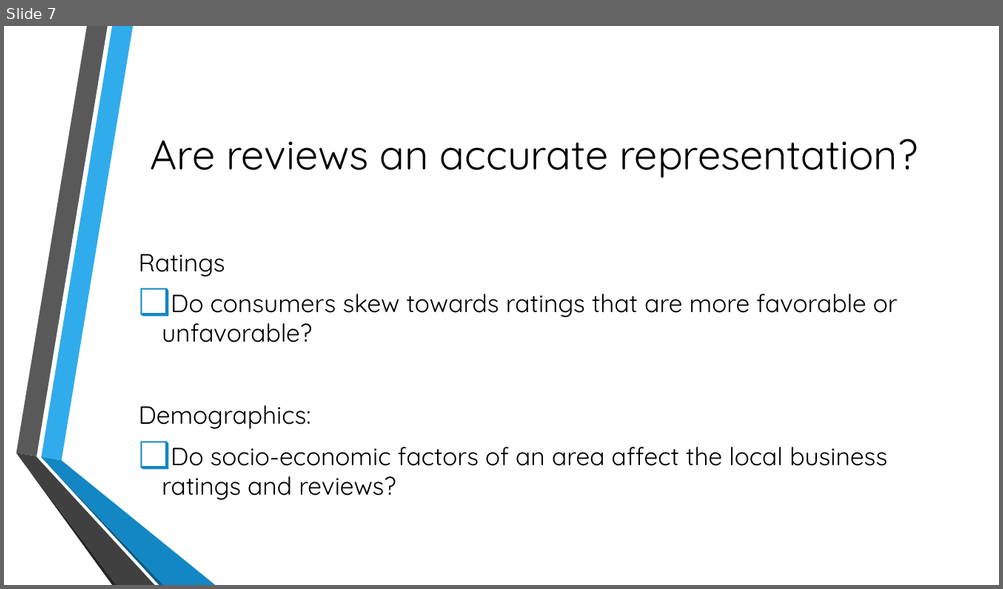
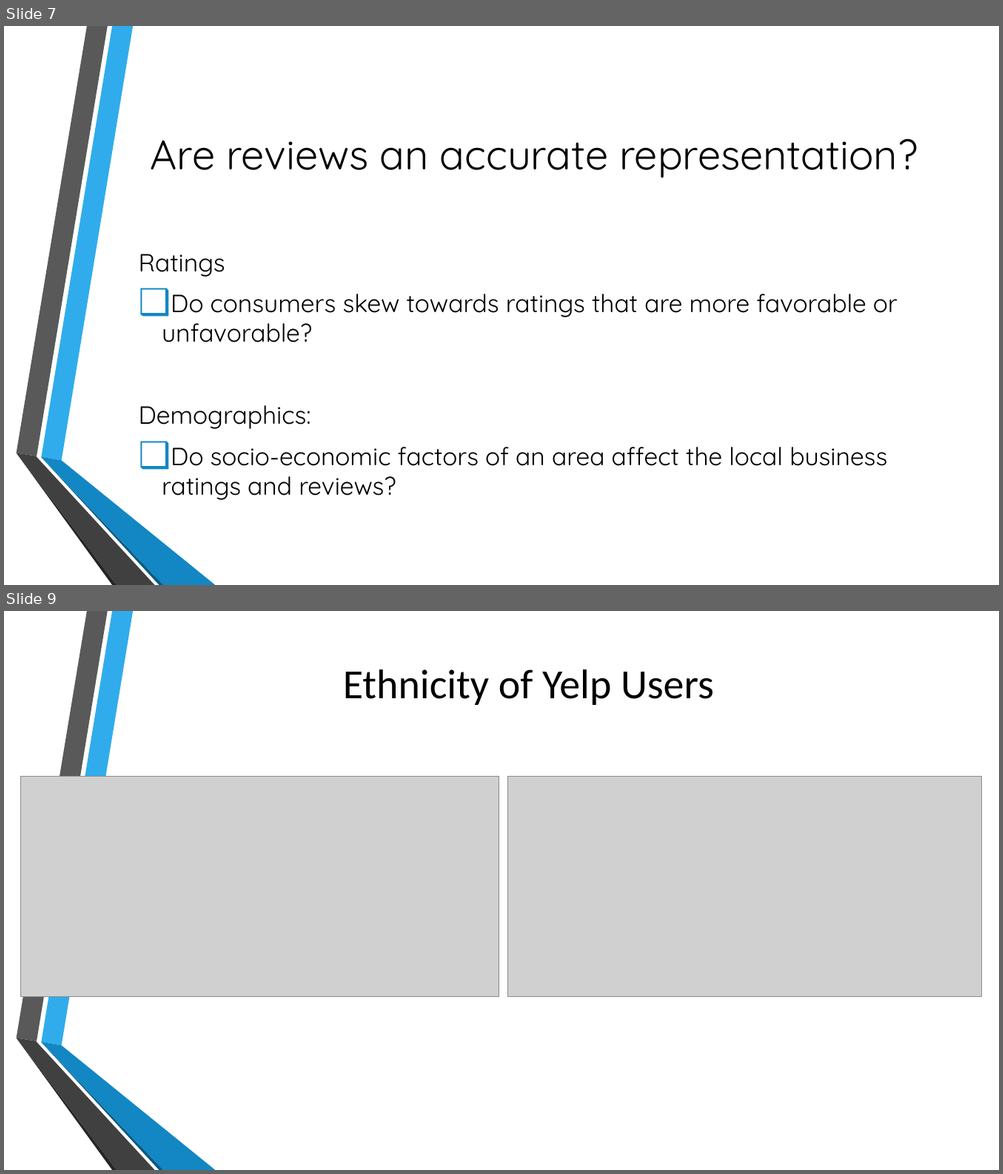
Before and after one commit to shethmonali/Project-One, a slide deck: Demographic Correlations in Consumer Behavior v2.pptx. Shown one above the other, each under a label of ours: slide 7 before the commit, slides 7 and 9 after it; the slides between them are not shown. The pictures are 1003x589 and 1003x1174 pixels, drawn with LibreOffice and Linux fonts; fonts in the diff are those of the drawing; grey boxes stand for pictures; background and template pictures are left out. Boxes give left, top, right and bottom in pixels: in the first picture for what was removed or moved away, otherwise in the second. Text is boxed around its words. In the diff, an @@ line names an element or a change of style, - is before the commit and + after.

```diff
--- a/Demographic Correlations in Consumer Behavior v2.pptx
+++ b/Demographic Correlations in Consumer Behavior v2.pptx
@@ slide 9 added at (4,611,999,1170), background picture (left out); not listed: 6 template elements that a slide beside it also shows @@
@@ title added at (343,669,714,705), 40 pt, text #000000 @@
+Ethnicity of Yelp Users
@@ picture added at (20,776,499,997) @@
@@ picture added at (509,776,982,997) @@
```
Also in this commit, not shown: 1 slide changed, 1 other slide added.
